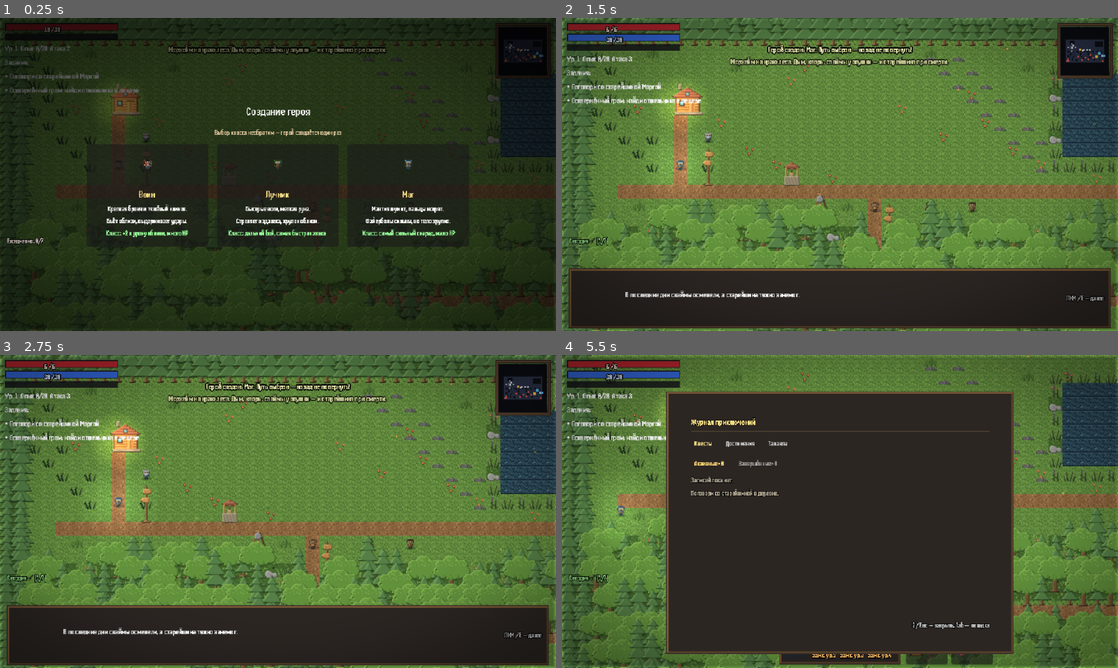
Above: before the commit, frames 1-4 (two rows, left to right).
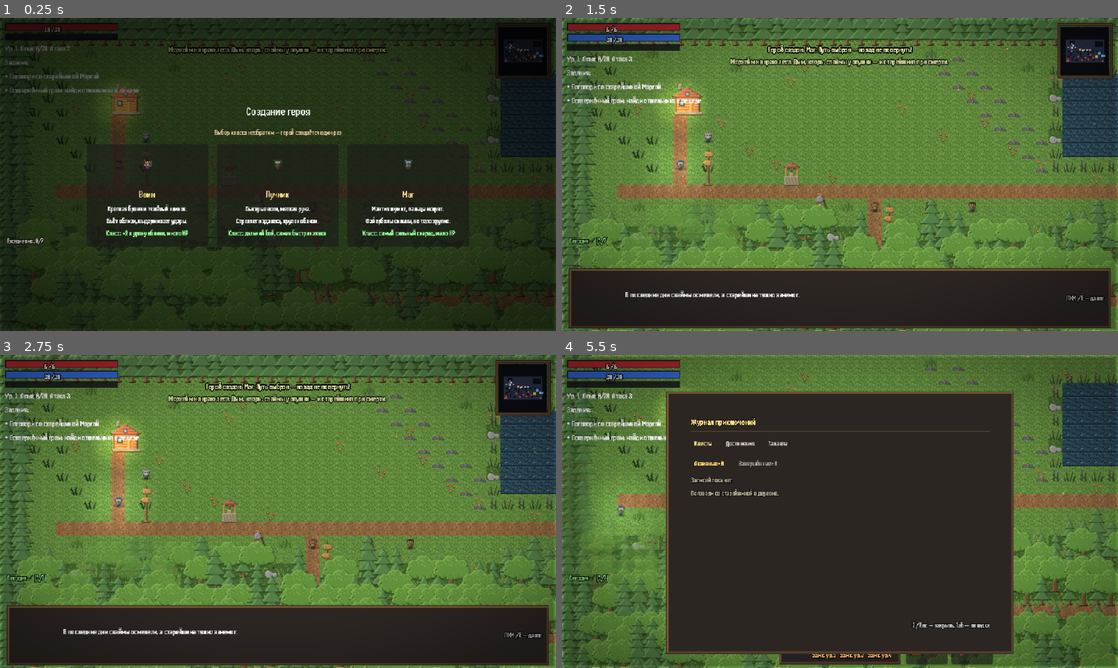
Above: after the commit, the same moments.

Repository: kgazha/shadows-of-the-northwood
Game: Godot game, scene res://scenes/main.tscn
Two runs of this game, one before a commit and one after it. Both use one fixed random seed, a clock stepped at 60 frames per second and the inputs below.
Inputs (mouse positions are in pixels of both pictures, inside the frame that each line leads up to):
- Up to frame 1 (0.25 s): no input
- Up to frame 2 (1.5 s): tap Enter (ui_accept) at 0.5, 0.77, 1.25 s; move the mouse to (962, 158) at 0.52 s; press the mouse at (962, 158) at 0.53 s; hold D (move_right) 0.53-1.25 s; release the mouse at (962, 158) at 1.25 s; drag from (728, 190) to (873, 208) at 1.27 s
- Up to frame 3 (2.75 s): move the mouse to (333, 442) at 2.02 s; hold D (move_right) from 2.03 s (still down); hold Q (potion) from 2.03 s (still down)
- Up to frame 4 (5.5 s): release D (move_right) at 2.75 s; release Q (potion) at 2.75 s; tap Enter (ui_accept) at 2.75, 3.77 s; drag from (812, 574) to (973, 545) at 2.77 s; move the mouse to (1006, 558) at 3.52 s; hold A (move_left) 3.53-4.25 s; tap J at 3.6 s; drag from (673, 464) to (928, 545) at 4.27 s; move the mouse to (867, 511) at 5.02 s; hold S (move_down) from 5.03 s (still down); tap M at 5.1 s; click (867, 511) at 5.17 s

The runs differ from the first frame. In frame 2, less than 0.1% of the frame differs, in the area x 15-33%, y 59-72%; in frame 3, less than 0.1%; in frame 4, 0.3%, in the area x 0-19%, y 25-75%.

Commit message:
по просьбе пользователя: ореол прозрачности крон вокруг героя (в лесу не видно врагов)
- крона, попадающая в диск 88 px от центра героя, плавно светлеет до 0.45 (внутри 40 px — максимум), квадратичная рампа без скачков; тот же гладкий лерп delta*8, что у контракта нависания;
- контракт нависания не тронут: крона на >= 50% бокса героя считает цель по-прежнему (пины V-01/V-07), ореол заполняет только молчавшую зону рядом с героем;
- гейт по глубине в ореоле сознательно НЕ ставим: крона ниже героя по z всё ещё держит врага-северянина ширмой;
- зоны без крон (пещера/Пепелище) — реестр пуст, изменений ноль; пиксельные радиусы канонны при zoom = 1;
- тюнинг одной тройкой констант HALO_R / HALO_IN / HALO_ALPHA.

Diff:
--- a/pixel-rpg/scripts/world.gd
+++ b/pixel-rpg/scripts/world.gd
@@ -51,6 +51,18 @@
 const YS_ACTOR_BIAS := 8         # t51 (16px-мир): стопа актёра ≈ +8 ниже центра ноды (узел в центре 16px-кадра)
 const YS_CANOPY_DIM_AT := 0.5    # крона «растворяется», когда закрывает >= 50% бокса героя (крона над героем)
 const YS_CANOPY_DIM_ALPHA := 0.5 # целевая alpha кроны при нависании (паттерн Glimpse/T3)
+# 16.11 (просьба пользователя «в лесу плохо видно врагов»): ореол прозрачности
+# вокруг героя. Крона, чей прямоугольник попадает в диск радиуса
+# YS_CANOPY_HALO_R от центра героя, плавно светлеет до YS_CANOPY_HALO_ALPHA
+# (внутри YS_CANOPY_HALO_IN — максимум). Это НАДСТРОЙКА над контрактом
+# нависания: случай «крона лежит на боксе героя >= YS_CANOPY_DIM_AT» считает
+# цель прежним способом (пины V-01/V-07 не тронуты), ореол добавляет цель
+# только там, где контракт молчал (крона рядом, но героя не касается — и
+# держит врага за собой как ширмой). Зоны без крон (пещера/Пепелище) — реестр
+# пуст, изменений ноль; масштаб zoom = 1 => пиксельные радиусы канонны.
+const YS_CANOPY_HALO_R := 88.0    # px от центра героя: внешняя граница ореола
+const YS_CANOPY_HALO_IN := 40.0   # px: внутри — полное растворение до HALO_ALPHA
+const YS_CANOPY_HALO_ALPHA := 0.45
 const YS_PROP_DIM_AT := 0.4      # t41: мелкий проп деревни димится, когда накрывает >= 40% бокса героя
                                  # (порог ниже крон: пропы мелкие, цель — hero visibility на тяжёлых тайлах)
 const YS_HUD_Z := 4000           # цифры урона поверх любой глубины: локальная y зон ≤ 480 << 4000 ≤ 4096
@@ -932,11 +944,24 @@
 		if spr == null or spr.texture == null:
 			continue
 		var target := 1.0
+		var sz := Vector2(float(spr.texture.get_width()), float(spr.texture.get_height())) * spr.get_global_transform().get_scale().abs()
+		var cr := Rect2(spr.get_global_transform().origin - sz * 0.5, sz)
 		if spr.z_index > hz:  # крона над героем (южнее — герой сам поверх, дим не нужен)
-			var sz := Vector2(float(spr.texture.get_width()), float(spr.texture.get_height())) * spr.get_global_transform().get_scale().abs()
-			var cr := Rect2(spr.get_global_transform().origin - sz * 0.5, sz)
 			if cr.intersects(hr) and cr.intersection(hr).get_area() / maxf(hr.get_area(), 1.0) >= YS_CANOPY_DIM_AT:
 				target = YS_CANOPY_DIM_ALPHA
+		if target >= 1.0:
+			# ореол 16.11: крона не лежит на герое, но стоит в диске вокруг —
+			# растворяем пропорционально близости, чтобы видеть врагов за ней.
+			# Гейт z_index>hz НЕ ставим: крона может быть ниже героя по глубине
+			# и всё ещё держать врага-северянина за собой ширмой (её z выше z
+			# врага — рисуются в правильном порядке, но врага не видно).
+			# Диск считаем по ближайшей точке прямоугольника к центру героя.
+			var np := Vector2(clampf(player.global_position.x, cr.position.x, cr.end.x),
+					clampf(player.global_position.y, cr.position.y, cr.end.y))
+			var d := player.global_position.distance_to(np)
+			if d < YS_CANOPY_HALO_R:
+				var k := clampf((d - YS_CANOPY_HALO_IN) / maxf(YS_CANOPY_HALO_R - YS_CANOPY_HALO_IN, 1.0), 0.0, 1.0)
+				target = lerpf(YS_CANOPY_HALO_ALPHA, 1.0, k * k)
 		var a := spr.modulate.a
 		# плавное растворение; в покое (вдали) — ровно 1.0, без «хвоста» лерпа
 		a = target if absf(a - target) < 0.02 else lerpf(a, target, clampf(delta * 8.0, 0.0, 1.0))
